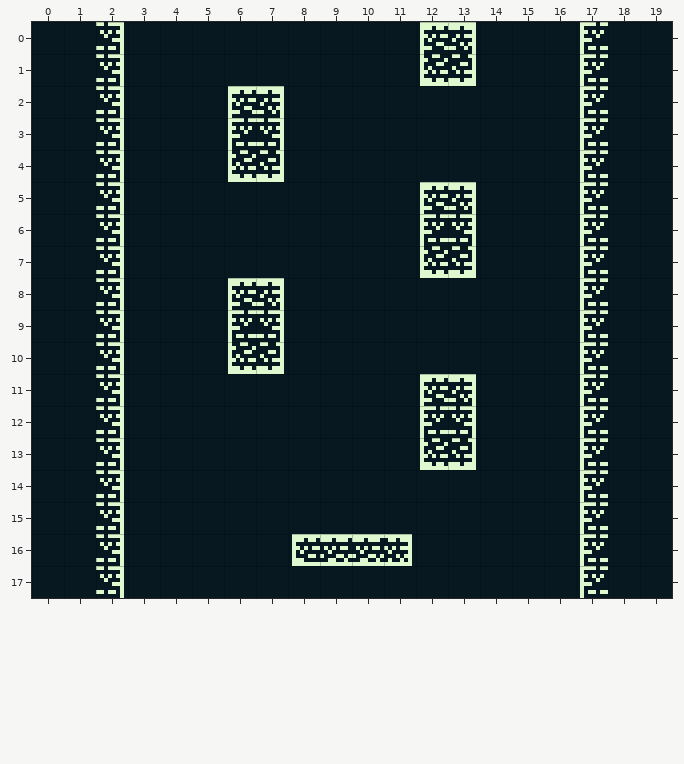
A Tiled map gets an edit: assets/maps/16.tmx. Above is the file before it was changed.
Cells are 8x8 px. Shown: x 0..19, y 0..17.
And afterwards:
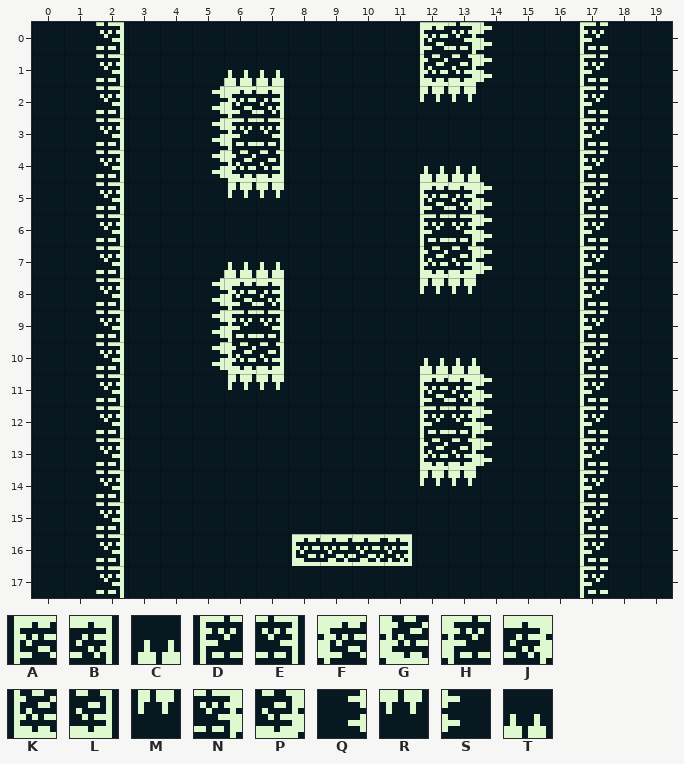
Key: from "bgTiles": A 0, B 2, C 6, D 8, E 10, F 11, G 12, H 13, J 15, K 16, L 18, M 22, N 23, P 31, Q 36, R 37, S 45, T 46.
_ is an empty cell, . an unchanged one.
Edits made:
--- layer "Tile Layer 2"
@@ x 5..14 @@
- 0 ........B_
- 1 .__.....L_
- 2 _A.....__.
- 3 _D........
- 4 _K.....__.
- 5 .__.....B_
- 6 ........E_
- 7 .__.....L_
- 8 _A.....__.
- 9 _D........
-10 _K.....__.
-11 .__.....B_
-12 ........E_
-13 ........L_
-14 .......__.
+ 0 ........NS
+ 1 .TT.....PS
+ 2 QF.....MR.
+ 3 QH........
+ 4 QG.....CC.
+ 5 .MR.....JS
+ 6 ........NS
+ 7 .TT.....PS
+ 8 QF.....MR.
+ 9 QH........
+10 QG.....CC.
+11 .MR.....JS
+12 ........NS
+13 ........PS
+14 .......MR.
